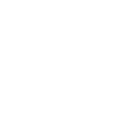
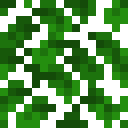
Layers edited between the first and the second 128x128 image:
added layer "oak_leaves copy" above "oak_leaves" over [left=0, top=0, right=128, bottom=128]
added layer "oak_leaves" above "cocoa_beans_shell" over [left=0, top=0, right=128, bottom=128]
